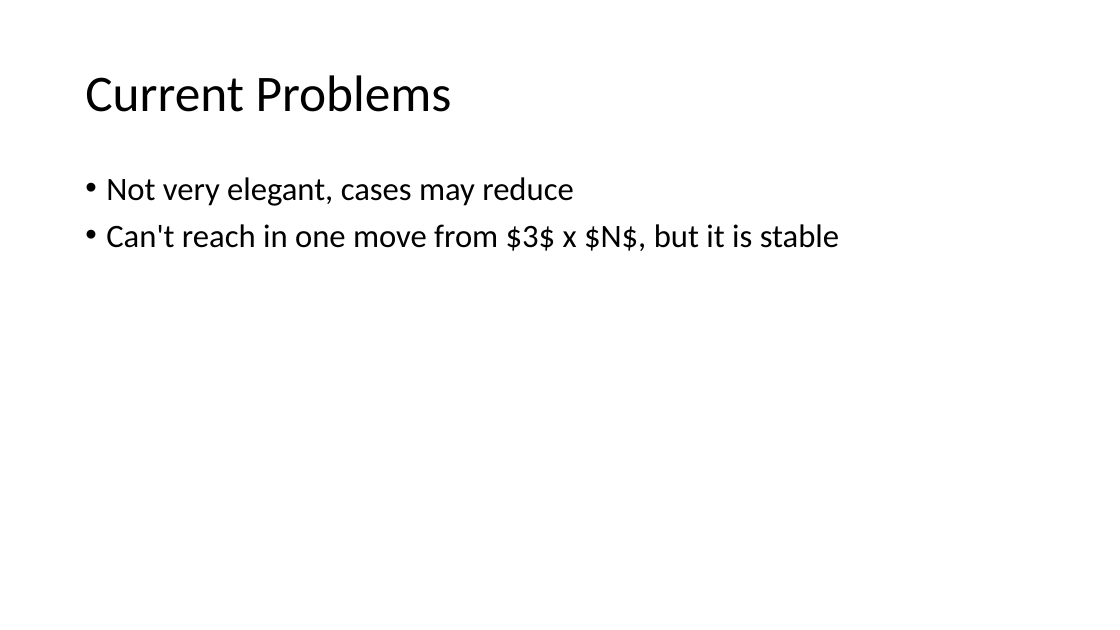
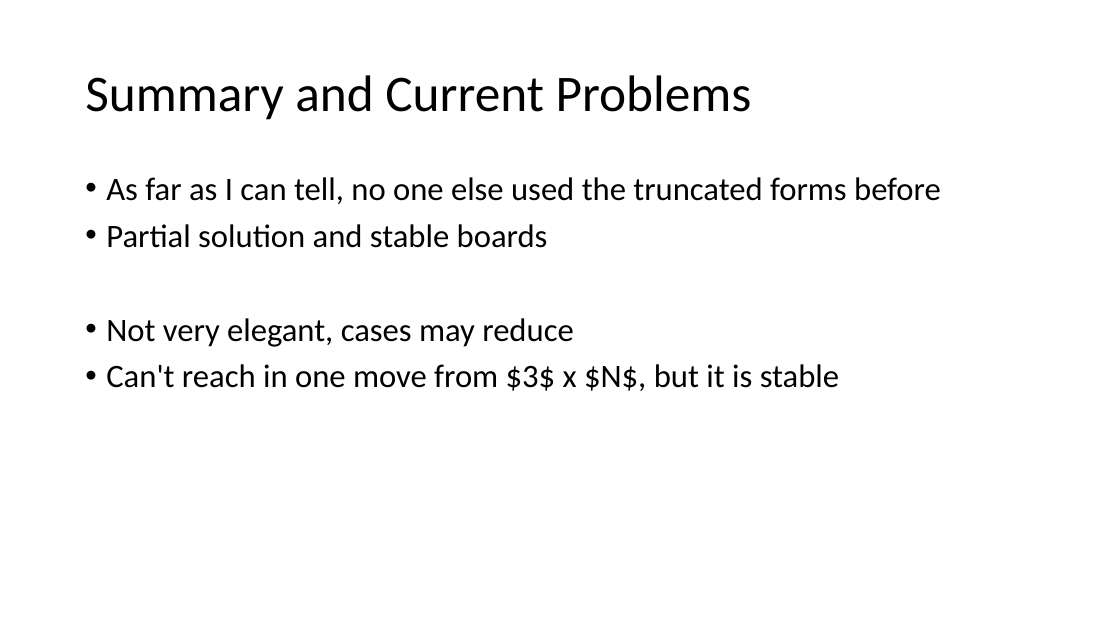
Before and after one commit to EzraSkwarka/Math-Capstone, a slide deck: slide 28 of Presentation/Mat Cap draft.pptx (slide 12 before the commit). Drawn at 1120x630 pixels with LibreOffice and Linux fonts; fonts in the diff are those of the drawing. Boxes give left, top, right and bottom in pixels: in the first picture for what was removed or moved away, otherwise in the second. Text is boxed around its words. In the diff, an @@ line names an element or a change of style, - is before the commit and + after.

```diff
--- a/Presentation/Mat Cap draft.pptx
+++ b/Presentation/Mat Cap draft.pptx
@@ title at <box>85,75,752,120</box>: text changed @@
-Current Problems
+Summary and Current Problems
@@ text at <box>106,177,941,248</box>: paragraphs added @@
+• As far as I can tell, no one else used the truncated forms before
+• Partial solution and stable boards
```
Also in this commit, not shown: 7 other slides changed, 17 slides added, 1 slide removed.
